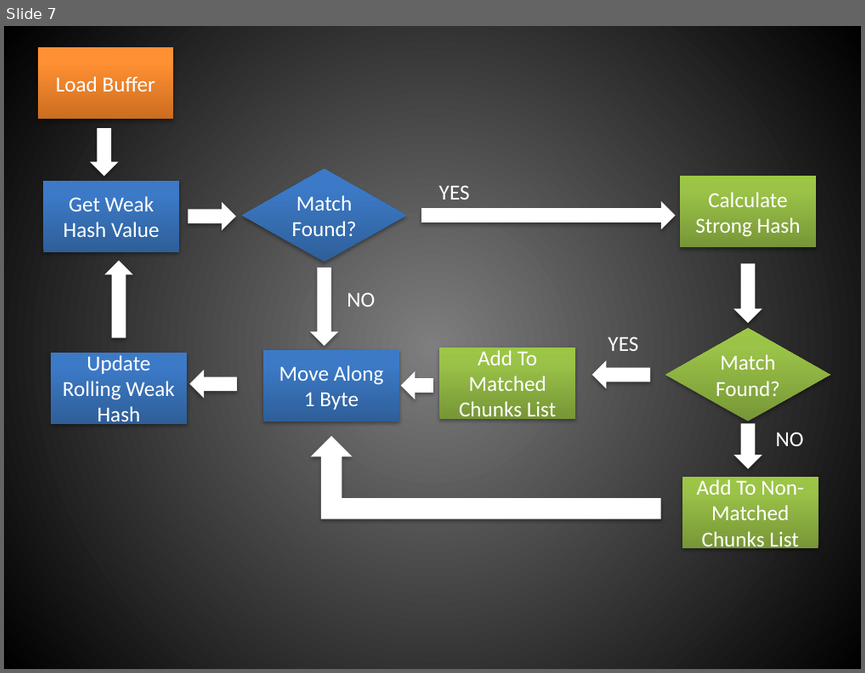
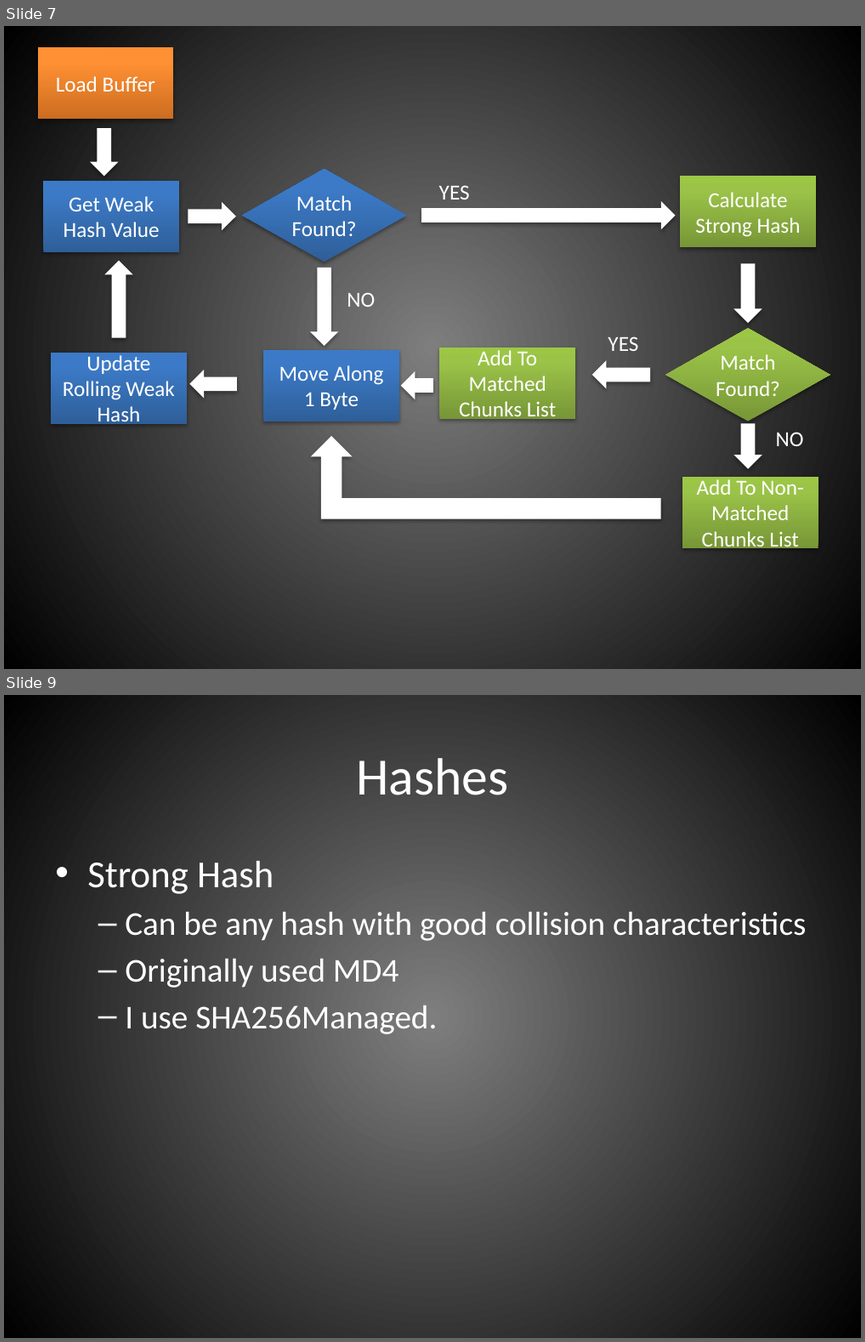
Before and after one commit to scottgal/SLRSyncUploader, a slide deck: Trunk/PicoDelta.pptx. Shown one above the other, each under a label of ours: slide 7 before the commit, slides 7 and 9 after it; the slides between them are not shown. The pictures are 865x673 and 865x1342 pixels, drawn with LibreOffice and Linux fonts; fonts in the diff are those of the drawing. Boxes give left, top, right and bottom in pixels: in the first picture for what was removed or moved away, otherwise in the second. Text is boxed around its words. In the diff, an @@ line names an element or a change of style, - is before the commit and + after.

```diff
--- a/Trunk/PicoDelta.pptx
+++ b/Trunk/PicoDelta.pptx
@@ slide 9 added at (4, 695, 861, 1338), background gradient #7F7F7F to #000000 @@
@@ title added at (356, 758, 508, 795), 44 pt, text #FFFFFF @@
+Hashes
@@ text added at (87, 861, 806, 1034), 28 pt, text #FFFFFF @@
+• Strong Hash
+  – Can be any hash with good collision characteristics
+  – Originally used MD4
+  – I use SHA256Managed.
```
Also in this commit, not shown: 2 slides changed, 7 other slides added, 1 slide removed, 24 other files.
